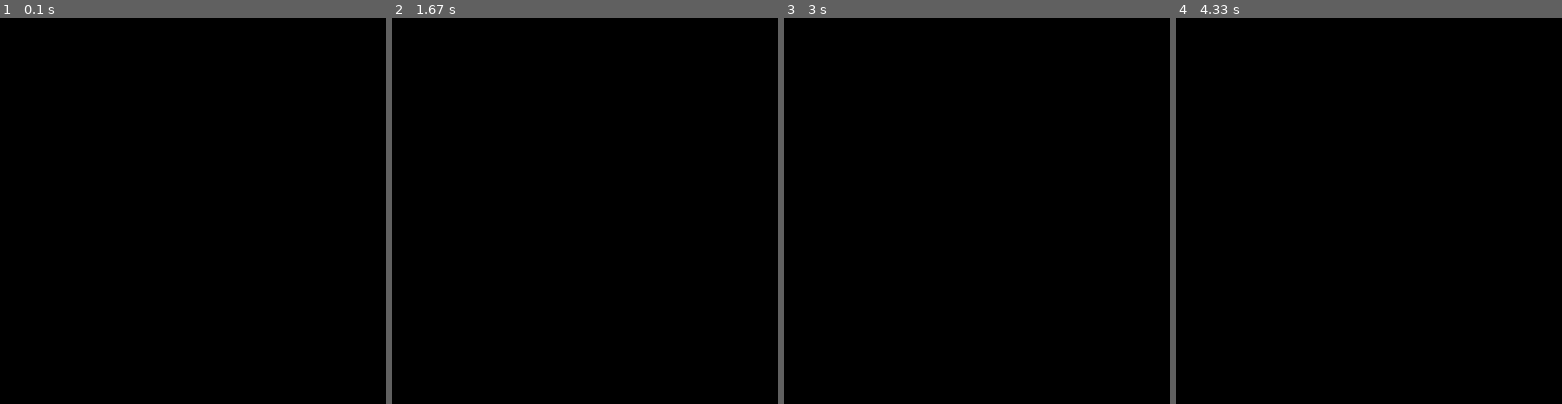
Above: before the commit, frames 1-4 (left to right).
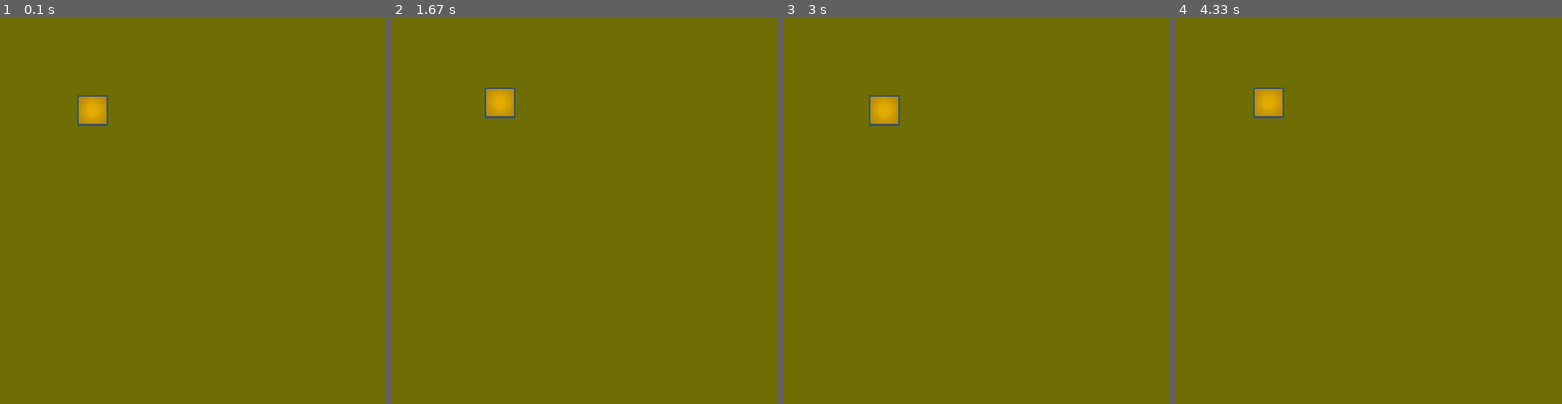
Above: after the commit, the same moments.

Repository: rangga-prangwedana/snake-pygame-fcc
Game: pygame game, started from main.py
The game is run twice, just before and just after one commit, with the same random seed, the same clock (stepped at 60 frames per second) and the same inputs.
Inputs:
- Up to frame 1 (0.1 s): no input
- Up to frame 2 (1.67 s): hold Right 0.33-0.8 s; hold Up 0.83-1.13 s; hold Right from 1.17 s (still down)
- Up to frame 3 (3 s): release Right at 1.72 s; hold Left 1.75-2.42 s; hold Down from 2.45 s (still down)
- Up to frame 4 (4.33 s): release Down at 3.27 s; hold Left 3.3-4.22 s; hold Up from 4.25 s (still down)

The runs differ from the first frame. In frame 1, 100% of the frame differs, in the area x 0-100%, y 0-100%; in frame 2, 100%; in frame 3, 100%; in frame 4, 100%.

Commit message:
Basic Movements

Diff:
--- a/main.py
+++ b/main.py
@@ -1,8 +1,45 @@
 import pygame
-import time
+from pygame.locals import *
 
-if __name__ == "__main__":
+def main():
+    def draw_block():
+        surface.fill((110, 110, 5))
+        surface.blit(block, (block_x, block_y))
+        pygame.display.flip()
+
     pygame.init()
 
     surface = pygame.display.set_mode((500,500))
-    time.sleep(5)
+    surface.fill((110, 110, 5))
+    pygame.display.flip()
+
+    block = pygame.image.load("resources/block.jpg").convert()
+    block_x = 100
+    block_y = 100
+    surface.blit(block,(block_x, block_y))
+
+    running = True
+
+    while running:
+        for event in pygame.event.get():
+            if event.type == KEYDOWN:
+                if event.key == K_ESCAPE:
+                    running = False
+                #Movement keys
+                if event.key == K_UP:
+                    block_y -= 10
+                    draw_block()
+                if event.key == K_DOWN:
+                    block_y += 10
+                    draw_block()
+                if event.key == K_LEFT:
+                    block_x -= 10
+                    draw_block()
+                if event.key == K_RIGHT:
+                    block_x += 10
+                    draw_block()
+            elif event.type == QUIT:
+                running = False
+
+if __name__ == "__main__":
+    main()
